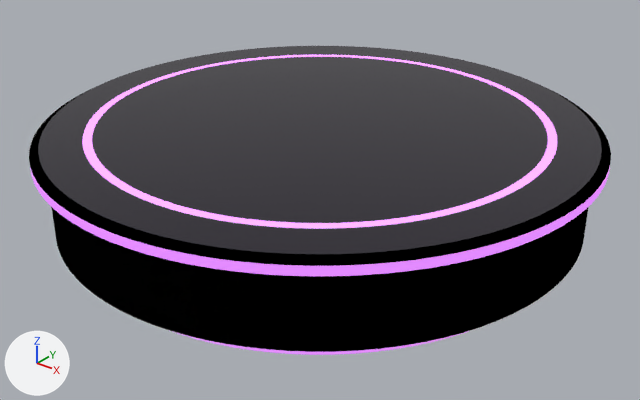
An edit to the glTF model podium_violet.glb, drawn before and after from the same camera.
Before and after are seen from a 50 mm camera at (2.35, -2.93, 1.9) aimed at (0.04, -0.05, 0.11). Lighting does not change. The marker at lower left points along +X, +Y and +Z. The first picture is the older version.

The older version as bpy lines, for what is in view:
```python
mat_led_violet = principled_material('led_violet')
mat_led_violet.base_color = (0.749, 0.251, 1.0)  # purple #e089ff
mat_led_violet.roughness = 0.4
mat_led_violet.emission_color = (0.75, 0.25, 1.0)  # purple #e189ff
mat_led_violet.emission_strength = 1.0
me_p0 = bpy.data.meshes.new('p0')
me_p0.from_pydata(...)  # 194 vertices, 192 faces; spans x -1.12..1.12, y -1.12..1.12, z 0.0..0.07
me_p0.materials.append(mat_led_violet)  # purple #e089ff, glowing purple #e189ff
me_p4 = bpy.data.meshes.new('p4')
me_p4.from_pydata(...)  # 194 vertices, 192 faces; spans x -1.26..1.26, y -1.26..1.26, z 0.41..0.45
me_p4.materials.append(mat_led_violet)  # purple #e089ff, glowing purple #e189ff
me_p6 = bpy.data.meshes.new('p6')
me_p6.from_pydata(...)  # 194 vertices, 192 faces; spans x -1.22..1.22, y -1.22..1.22, z 0.47
me_p6.materials.append(mat_mirror_top)  # dark grey #45404b
me_p7 = bpy.data.meshes.new('p7')
me_p7.from_pydata(...)  # 194 vertices, 192 faces; spans x -1.04..1.04, y -1.04..1.04, z 0.47
me_p7.materials.append(mat_led_violet)  # purple #e089ff, glowing purple #e189ff
ob_p0 = bpy.data.objects.new('p0', me_p0)
ob_p0.location = (0.0, 0.0, 0.0)
ob_p4 = bpy.data.objects.new('p4', me_p4)
ob_p4.location = (0.0, 0.0, 0.0)
ob_p6 = bpy.data.objects.new('p6', me_p6)
ob_p6.location = (0.0, 0.0, 0.0)
ob_p7 = bpy.data.objects.new('p7', me_p7)
ob_p7.location = (0.0, 0.0, 0.0)
# also in view: 'p3' at (0.0, 0.0, 0.38); 'p5' at (0.0, 0.0, 0.46); 'p8' at (0.0, 0.0, 0.47); 'p2' at (0.0, 0.0, 0.22)
```
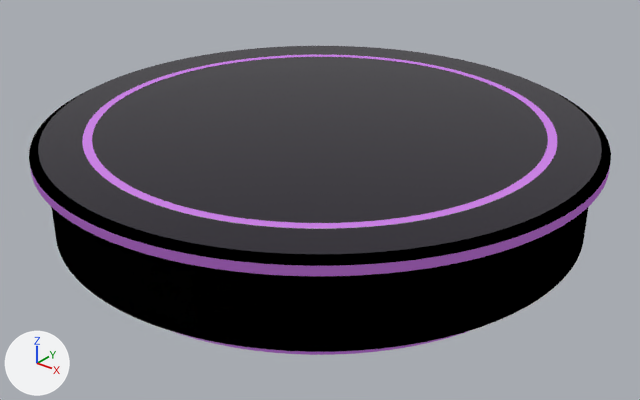
What differs and where, as boxes (x1, y1, x2, y2) in the pictures (640 x 400 px):
'p4', recoloured
    both: (30, 167, 610, 276)
'p7', recoloured
    both: (82, 55, 557, 228)
'p0', recoloured
    both: (103, 177, 534, 355)

What the commit changed:
Material 'led_violet' (mat_led_violet) changes colour from purple #e089ff to purple #a563bc; in linear values from (0.749, 0.251, 1.0) to (0.376, 0.125, 0.502).
In material 'led_violet' (mat_led_violet), emission_color goes from (0.75, 0.25, 1.0) (purple #e189ff) to (0.225, 0.075, 0.3) (purple #824d95).
